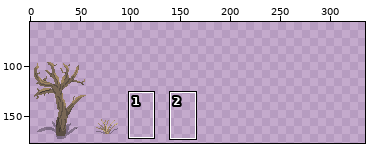
File history of a pixel-art file, GEODE/Assets/Sprites/StructureSprites/NEW/DesertSprites.aseprite. Above, an overview of the earlier version with the close-up marked.
Close-up. As it was:
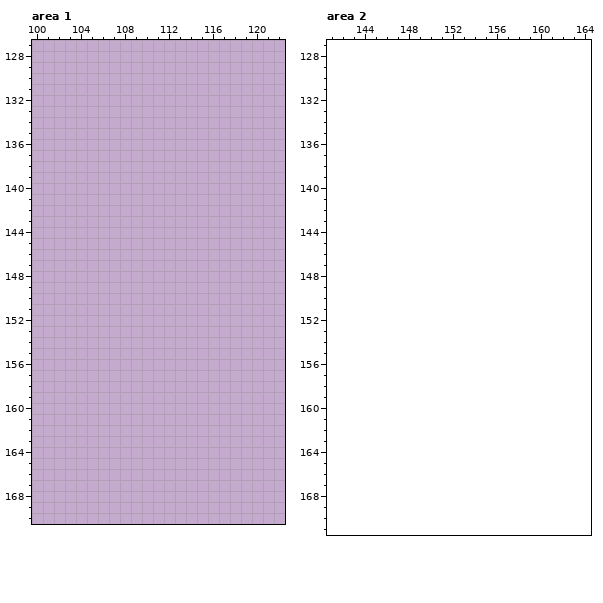
128x128 pixels, 1 frame. Shown: area 1: x 100..122, y 127..170; area 2: x 141..164, y 127..171. The old version is drawn lined up with the new one, on the new canvas. The wide view leaves out empty margins. The commit also changed other parts of the picture, which this record leaves out.
New version:
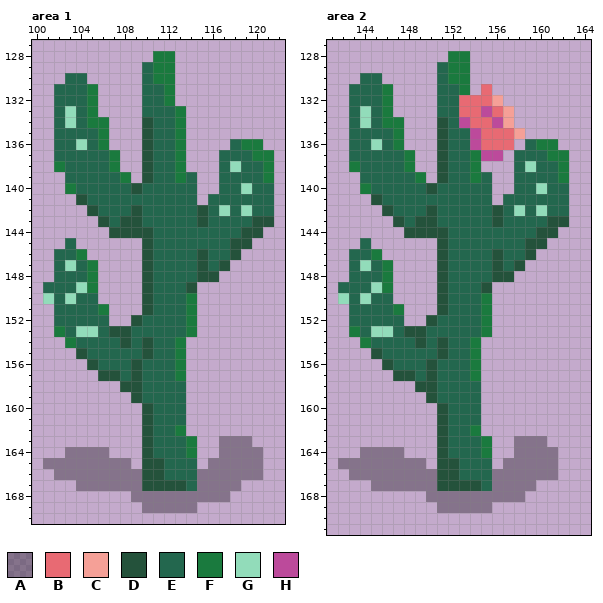
Palette (. is transparent): A #06060855  B #e86a73  C #f5a097  D #24523b  E #23674e  F #1a7a3e  G #92dcba  H #bc4a9b
Change:
canvas 128x128 -> 400x200, the old top-left corner now at 0,72
Area 1:
y 128: x 111..112 .. -> FF
y 129: x 110..112 ... -> EFF
y 130: x 103..104 .. -> EE; x 110..112 ... -> EFF
y 131..132: x 102..105 .... -> EEEF; x 110..112 ... -> EEF
y 133: x 102..105 .... -> EGEF; x 110..113 .... -> EEEF
y 134: x 102..106 ..... -> EGEFF; x 110..113 .... -> DEEF
y 135: x 102..106 ..... -> EEEEF; x 110..113 .... -> DEEF
y 136: x 102..106 ..... -> EEGEF; x 110..113 .... -> DEEF; x 118..120 ... -> EFF
y 137: x 102..107 ...... -> EEEEEF; x 110..113 .... -> DEEF; x 117..121 ..... -> EEEFF
y 138: x 102..107 ...... -> FEEEEF; x 110..113 .... -> DEEF; x 117..121 ..... -> EGEEF
y 139: x 103..108 ...... -> EEEEEF; x 110..114 ..... -> DEEFE; x 117..121 ..... -> EEEEF
y 140: x 103..114 ............ -> FEEEEEDEEEEE; x 117..121 ..... -> EEGEE
y 141: x 104..114 ........... -> DEEEEEEEEEE; x 116..121 ...... -> EEEEEE
y 142: x 105..121 ................. -> DEEEDEEEEEDEGEGEE
y 143: x 106..121 ................ -> DEDDEEEEEDEEEEDD
y 144: x 107..120 .............. -> DDDDEEEEEEEEDD
y 145: x 103 . -> E; x 110..119 .......... -> DEEEEEEEDD
y 146: x 102..104 ... -> EEF; x 110..118 ......... -> DEEEEDEED
y 147: x 102..105 .... -> EGEF; x 110..117 ........ -> DEEEEDED
y 148: x 102..105 .... -> EEEF; x 110..116 ....... -> DEEEEDD
y 149: x 101..105 ..... -> EEEGF; x 110..114 ..... -> DEEED
y 150: x 101..105 ..... -> GEGEE; x 110..114 ..... -> DEEEF
y 151: x 102..106 ..... -> EEEEF; x 110..114 ..... -> DEEEF
y 152: x 102..106 ..... -> EEEEE; x 109..114 ...... -> DEEEEF
y 153: x 102..114 ............. -> FEGGEDDEEEEEF
y 154: x 103..113 ........... -> FEEEEDEDEEF
y 155: x 104..113 .......... -> DEEEEEDEEF
y 156: x 105..113 ......... -> DEEEDEEEF
y 157: x 106..113 ........ -> DDEDEEEF
y 158: x 108..113 ...... -> DDEEEE
y 159: x 109..113 ..... -> DEEEE
y 160..161: x 110..113 .... -> DEEE
y 162: x 110..113 .... -> DEEF
y 163: x 110..114 ..... -> DEEEF; x 117..119 ... -> AAA
y 164: x 103..106 .... -> AAAA; x 110..114 ..... -> DEEEF; x 117..120 .... -> AAAA
y 165: x 101..108 ........ -> AAAAAAAA; x 110..114 ..... -> DDEEE; x 116..120 ..... -> AAAAA
y 166: x 102..120 ................... -> AAAAAAAADDEEEAAAAAA
y 167: x 104..118 ............... -> AAAAAADDDDEAAAA
y 168: x 109..117 ......... -> AAAAAAAAA
y 169: x 110..114 ..... -> AAAAA
Area 2:
y 128: x 152..153 .. -> FF
y 129: x 151..153 ... -> EFF
y 130: x 144..145 .. -> EE; x 151..153 ... -> EFF
y 131: x 143..146 .... -> EEEF; x 151..153 ... -> EEF; x 155 . -> B
y 132: x 143..146 .... -> EEEF; x 151..156 ...... -> EEBBBC
y 133: x 143..146 .... -> EGEF; x 151..157 ....... -> EEBBHBC
y 134: x 143..147 ..... -> EGEFF; x 151..157 ....... -> DEHBBHC
y 135: x 143..147 ..... -> EEEEF; x 151..158 ........ -> DEEHBBBC
y 136: x 143..147 ..... -> EEGEF; x 151..157 ....... -> DEEHBBB; x 159..161 ... -> EFF
y 137: x 143..148 ...... -> EEEEEF; x 151..156 ...... -> DEEFHH; x 158..162 ..... -> EEEFF
y 138: x 143..148 ...... -> FEEEEF; x 151..154 .... -> DEEF; x 158..162 ..... -> EGEEF
y 139: x 144..149 ...... -> EEEEEF; x 151..155 ..... -> DEEFE; x 158..162 ..... -> EEEEF
y 140: x 144..155 ............ -> FEEEEEDEEEEE; x 158..162 ..... -> EEGEE
y 141: x 145..155 ........... -> DEEEEEEEEEE; x 157..162 ...... -> EEEEEE
y 142: x 146..162 ................. -> DEEEDEEEEEDEGEGEE
y 143: x 147..162 ................ -> DEDDEEEEEDEEEEDD
y 144: x 148..161 .............. -> DDDDEEEEEEEEDD
y 145: x 144 . -> E; x 151..160 .......... -> DEEEEEEEDD
y 146: x 143..145 ... -> EEF; x 151..159 ......... -> DEEEEDEED
y 147: x 143..146 .... -> EGEF; x 151..158 ........ -> DEEEEDED
y 148: x 143..146 .... -> EEEF; x 151..157 ....... -> DEEEEDD
y 149: x 142..146 ..... -> EEEGF; x 151..155 ..... -> DEEED
y 150: x 142..146 ..... -> GEGEE; x 151..155 ..... -> DEEEF
y 151: x 143..147 ..... -> EEEEF; x 151..155 ..... -> DEEEF
y 152: x 143..147 ..... -> EEEEE; x 150..155 ...... -> DEEEEF
y 153: x 143..155 ............. -> FEGGEDDEEEEEF
y 154: x 144..154 ........... -> FEEEEDEDEEF
y 155: x 145..154 .......... -> DEEEEEDEEF
y 156: x 146..154 ......... -> DEEEDEEEF
y 157: x 147..154 ........ -> DDEDEEEF
y 158: x 149..154 ...... -> DDEEEE
y 159: x 150..154 ..... -> DEEEE
y 160..161: x 151..154 .... -> DEEE
y 162: x 151..154 .... -> DEEF
y 163: x 151..155 ..... -> DEEEF; x 158..160 ... -> AAA
y 164: x 144..147 .... -> AAAA; x 151..155 ..... -> DEEEF; x 158..161 .... -> AAAA
y 165: x 142..149 ........ -> AAAAAAAA; x 151..155 ..... -> DDEEE; x 157..161 ..... -> AAAAA
y 166: x 143..161 ................... -> AAAAAAAADDEEEAAAAAA
y 167: x 145..159 ............... -> AAAAAADDDDEAAAA
y 168: x 150..158 ......... -> AAAAAAAAA
y 169: x 151..155 ..... -> AAAAA
Boxes around the changes in both close-ups, in picture pixels (x1, y1, x2, y2):
added: (43, 51, 274, 513)
added: (338, 51, 569, 513)
